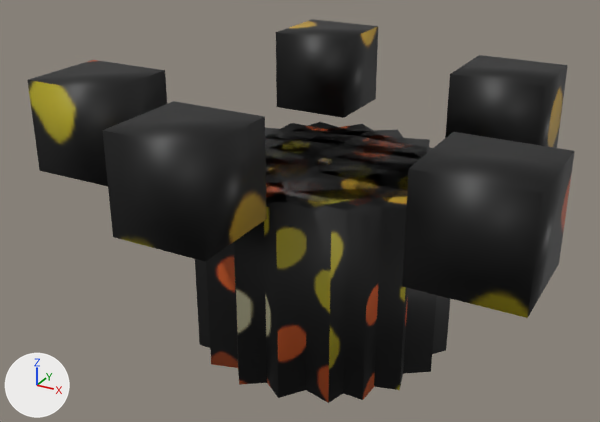
Before and after pictures for a commit that changed the FBX model Reference/Resource/Mesh/Animation/Basecamp/BC_cauldron04_set.fbx.
Camera for both pictures: a 50 mm lens placed at (0.0137, -0.027, 0.0052), pointed at (-0.0009, -0.0003, -0.0082). Arrows for +X, +Y and +Z are at lower left; the lights stay in place. Where no turn or scale is listed for an object, it has been applied to the vertices. Vertices at the same position are counted once.

Names of what the first picture shows: 'ball1 1', 'ball1 10', 'ball1 7', 'ball1 8', 'ball1 9', 'ball10', 'ball6', 'ball7', 'ball8', 'ball9', 'model04 1'.
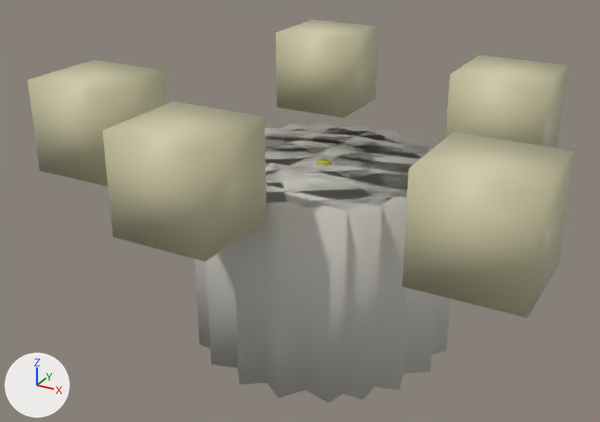
ob_pot_cap is not drawn itself; it is the parent of ob_model04_1.

Patch to the scene script:
```diff
--- a/Reference/Resource/Mesh/Animation/Basecamp/BC_cauldron04_set.fbx.py
+++ b/Reference/Resource/Mesh/Animation/Basecamp/BC_cauldron04_set.fbx.py
@@ me_ball1_8 @@
 me_ball1_8.from_pydata(...)  # 8 vertices, 12 faces; spans x -0.00378..0.00378, y -0.00378..0.00378, z -0.0037..0.0037
+# me_ball1_8 part 9: texture (UV) coordinates of 12 of 12 faces, centred in x -0.00372..0.00372, y -0.00372..0.00372, z -0.0037..0.0037, changed; they spanned u 0.0..0.89, v 0.54..0.89 and now span u 0.13..0.5, v 0.02..0.54
 me_ball1_8.materials.append(mat_lambert1)
@@ me_ball8 @@
 me_ball8.from_pydata(...)  # 8 vertices, 12 faces; spans x -0.00178..0.00178, y -0.00178..0.00178, z -0.00178..0.00178
+# me_ball8 part 10: texture (UV) coordinates of 12 of 12 faces, centred in x -0.00178..0.00178, y -0.00178..0.00178, z -0.00178..0.00178, changed; they spanned u 0.14..0.99, v 0.27..0.99 and now span u 0.06..0.76, v 0.14..0.76
 me_ball8.materials.append(mat_lambert1)
@@ me_ball1_7 @@
 me_ball1_7.from_pydata(...)  # 8 vertices, 12 faces; spans x -0.00455..0.00455, y -0.00455..0.00455, z -0.0037..0.0037
+# me_ball1_7 part 6: texture (UV) coordinates of 12 of 12 faces, centred in x -0.00389..0.00389, y -0.00389..0.00389, z -0.0037..0.0037, changed; they spanned u 0.0..0.9, v 0.0..0.82 and now span u 0.06..0.5, v 0.28..0.5
 me_ball1_7.materials.append(mat_lambert1)
@@ me_ball1_10 @@
 me_ball1_10.from_pydata(...)  # 8 vertices, 12 faces; spans x -0.00516..0.00516, y -0.00516..0.00516, z -0.0037..0.0037
+# me_ball1_10 part 1: texture (UV) coordinates of 12 of 12 faces, centred in x -0.00372..0.00372, y -0.00372..0.00372, z -0.0037..0.0037, changed; they spanned u 0.17..0.89, v 0.46..0.87 and now span u 0.13..0.45, v 0.28..0.51
 me_ball1_10.materials.append(mat_lambert1)
@@ me_ball1_9 @@
 me_ball1_9.from_pydata(...)  # 8 vertices, 12 faces; spans x -0.00455..0.00455, y -0.00455..0.00455, z -0.0037..0.0037
+# me_ball1_9 part 4: texture (UV) coordinates of 12 of 12 faces, centred in x -0.00389..0.00389, y -0.00389..0.00389, z -0.0037..0.0037, changed; they spanned u 0.17..0.83, v 0.68..0.88 and now span u 0.43..0.55, v 0.02..0.54
 me_ball1_9.materials.append(mat_lambert1)
@@ me_ball1_1 @@
 me_ball1_1.from_pydata(...)  # 8 vertices, 12 faces; spans x -0.00515..0.00515, y -0.00515..0.00515, z -0.0037..0.0037
+# me_ball1_1 part 5: texture (UV) coordinates of 12 of 12 faces, centred in x -0.00373..0.00373, y -0.00373..0.00373, z -0.0037..0.0037, changed; they spanned u 0.07..0.9, v 0.07..0.89 and now span u 0.25..0.54, v 0.1..0.54
 me_ball1_1.materials.append(mat_lambert1)
@@ me_ball7 @@
 me_ball7.from_pydata(...)  # 8 vertices, 12 faces; spans x -0.00178..0.00178, y -0.00178..0.00178, z -0.00178..0.00178
+# me_ball7 part 7: texture (UV) coordinates of 12 of 12 faces, centred in x -0.00178..0.00178, y -0.00178..0.00178, z -0.00178..0.00178, changed; they spanned u 0.32..0.95, v 0.44..0.98 and now span u 0.19..0.74, v 0.15..0.74
 me_ball7.materials.append(mat_lambert1)
@@ me_ball10 @@
 me_ball10.from_pydata(...)  # 8 vertices, 12 faces; spans x -0.00178..0.00178, y -0.00178..0.00178, z -0.00178..0.00178
+# me_ball10 part 2: texture (UV) coordinates of 12 of 12 faces, centred in x -0.00178..0.00178, y -0.00178..0.00178, z -0.00178..0.00178, changed; they spanned u 0.02..0.99, v 0.31..0.99 and now span u 0.13..0.74, v 0.02..0.75
 me_ball10.materials.append(mat_lambert1)
@@ me_ball6 @@
 me_ball6.from_pydata(...)  # 8 vertices, 12 faces; spans x -0.00178..0.00178, y -0.00178..0.00178, z -0.00178..0.00178
+# me_ball6 part 3: texture (UV) coordinates of 12 of 12 faces, centred in x -0.00178..0.00178, y -0.00178..0.00178, z -0.00178..0.00178, changed; they spanned u 0.68..0.99, v 0.29..0.98 and now span u 0.38..0.74, v 0.47..0.75
 me_ball6.materials.append(mat_lambert1)
@@ me_ball9 @@
 me_ball9.from_pydata(...)  # 8 vertices, 12 faces; spans x -0.00178..0.00178, y -0.00178..0.00178, z -0.00178..0.00178
+# me_ball9 part 8: texture (UV) coordinates of 12 of 12 faces, centred in x -0.00178..0.00178, y -0.00178..0.00178, z -0.00178..0.00178, changed; they spanned u 0.0..0.91, v 0.95..0.99 and now span u 0.02..0.74, v 0.06..0.76
 me_ball9.materials.append(mat_lambert1)
@@ ob_model04_1 @@
 ob_model04_1.parent = ob_pot_cap
-ob_model04_1.location = (0.0, -0.0604, 0.0)
+ob_model04_1.location = (0.0, -0.0605, 0.0)
@@ ob_pot_cap @@
 ob_pot_cap.parent = ob_pot_group
-ob_pot_cap.location = (0.0, 1.106, 0.0)
+ob_pot_cap.location = (0.0, -0.732, 3.063)
+ob_pot_cap.rotation_euler = (1.222, 0.0, 0.0)  # degrees (70, 0, 0)
+ob_pot_cap.scale = (1.1, 1.1, 1.1)
```

What differs and where, as boxes (x1, y1, x2, y2) in the pictures (600 x 422 px):
'model04 1', moved, turned, rescaled
    before: (318, 158, 332, 164)
    after: (317, 160, 328, 166)
part 1 of me_ball1_10, surface changed (black to grey)
    both: (264, 124, 450, 398)
part 2 of me_ball10, surface changed (black to beige)
    both: (102, 101, 267, 262)
part 3 of me_ball6, surface changed (black to beige)
    both: (276, 19, 378, 118)
part 4 of me_ball1_9, surface changed (black to grey)
    before: (265, 122, 427, 403)
    after: (265, 122, 425, 403)
part 5 of me_ball1_1, surface changed (black to grey)
    both: (234, 130, 437, 385)
part 6 of me_ball1_7, surface changed (black to grey)
    both: (206, 128, 430, 390)
part 7 of me_ball7, surface changed (black to beige)
    both: (445, 55, 568, 148)
part 8 of me_ball9, surface changed (black to beige)
    both: (28, 60, 167, 187)
part 9 of me_ball1_8, surface changed (black to grey)
    both: (195, 123, 433, 400)
part 10 of me_ball8, surface changed (black to beige)
    both: (402, 132, 575, 318)
